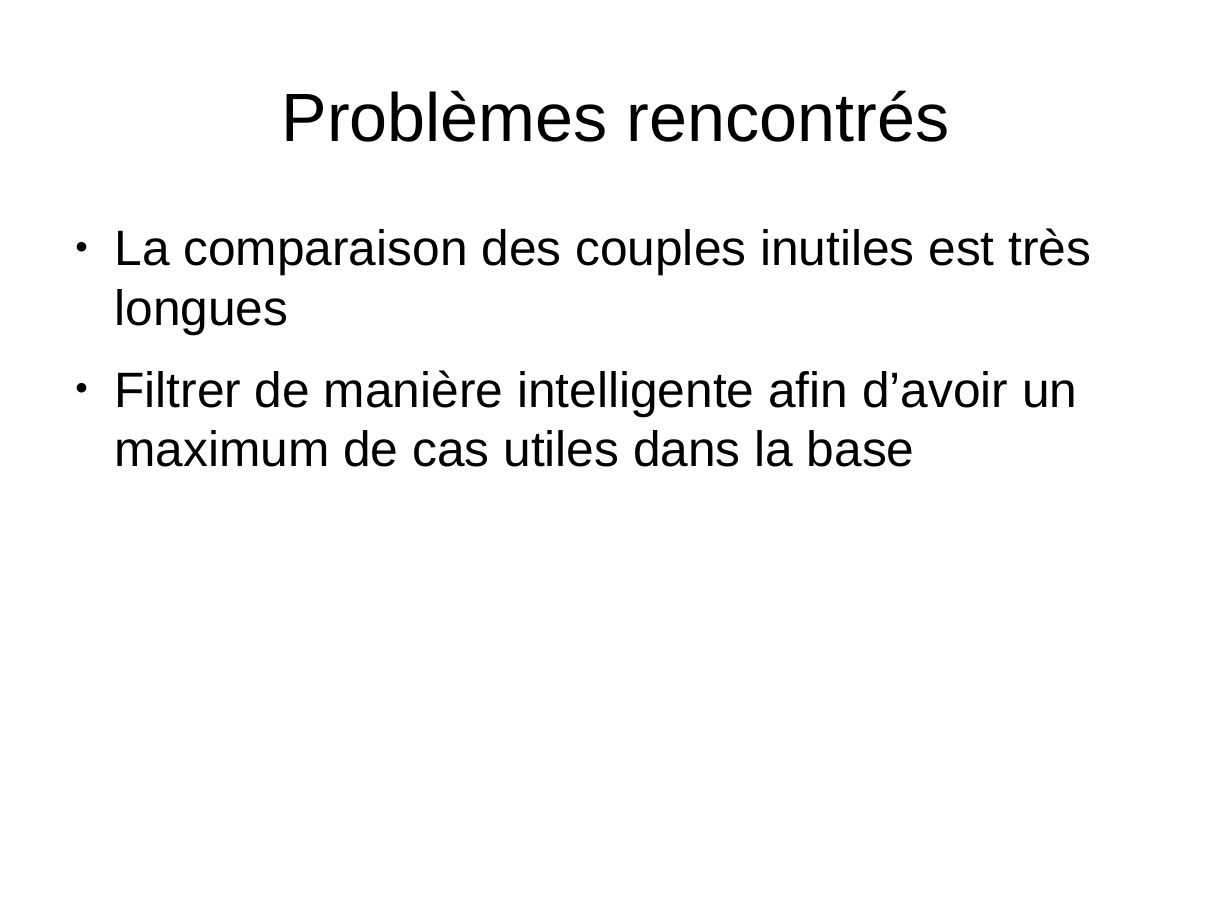
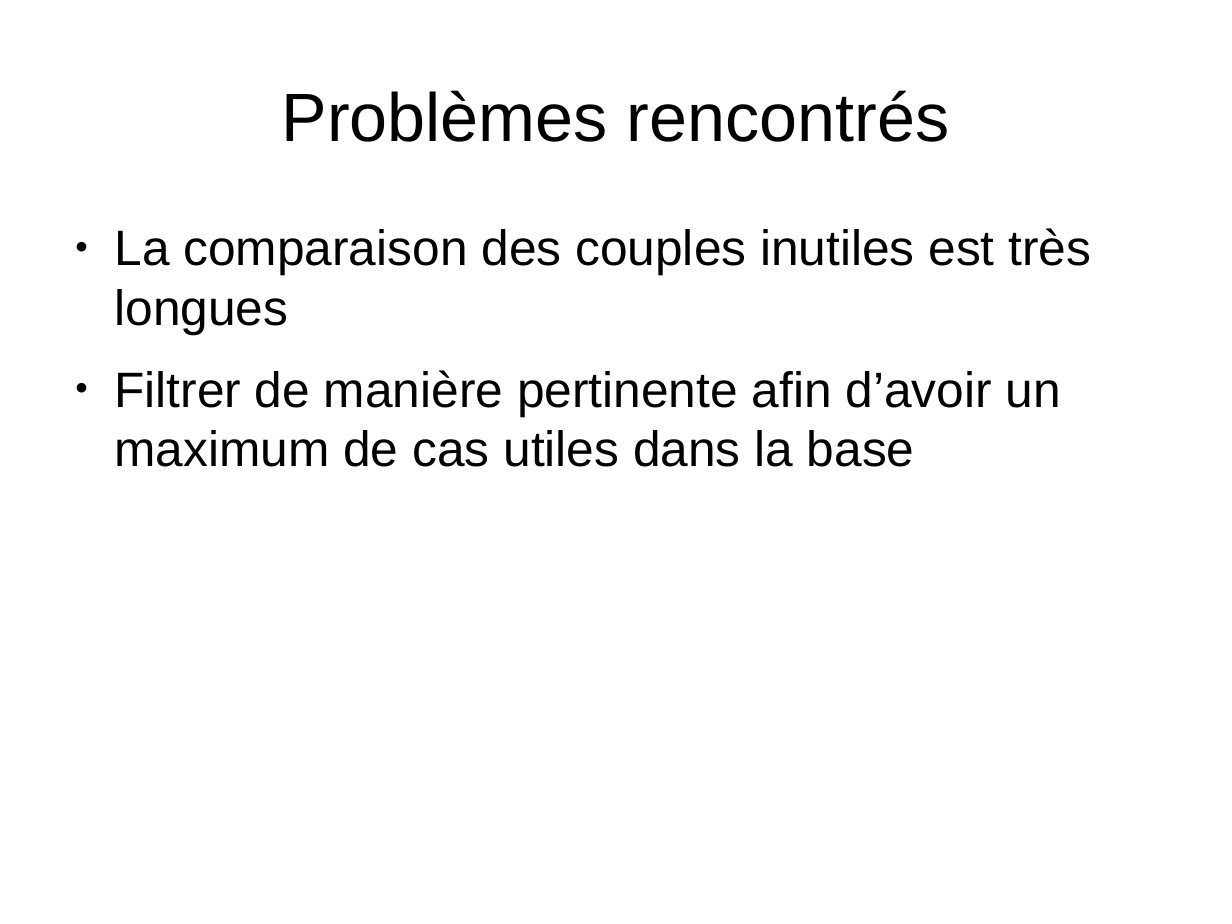
Before and after one commit to Sle3pingForest/StageL3, a slide deck: slide 7 of RapportDamien/presentation.odp. Drawn at 1232x924 pixels with LibreOffice and Linux fonts; fonts in the diff are those of the drawing. Boxes give left, top, right and bottom in pixels: in the first picture for what was removed or moved away, otherwise in the second. Text is boxed around its words. In the diff, an @@ line names an element or a change of style, - is before the commit and + after.

```diff
--- a/RapportDamien/presentation.odp
+++ b/RapportDamien/presentation.odp
@@ text at bbox=[114, 370, 1061, 467]: text changed @@
-● Filtrer de manière intelligente afin d’avoir un maximum de cas utiles dans la base
+● Filtrer de manière pertinente afin d’avoir un maximum de cas utiles dans la base
```
Also in this commit, not shown: 3 other slides changed, 1 other file.
